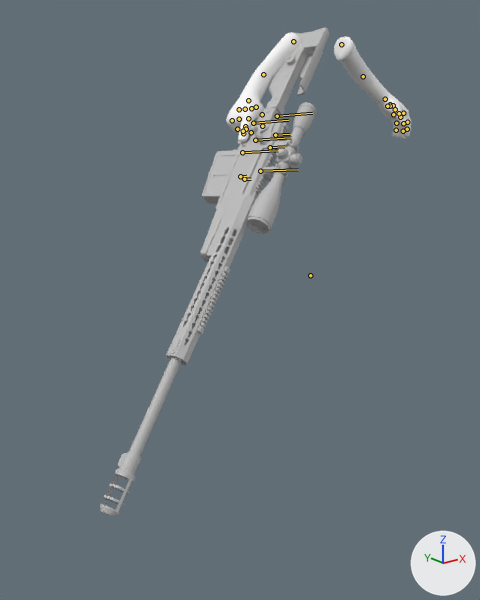
The FBX model models/weapons/aiax50/aiax50_v.fbx: old version first, new version second.
Before and after are seen from a camera (50 mm lens) standing at (-2.7, -2.71, 1.04) and looking at (-0.8, -0.33, 0.09). Lighting does not change. The marker at lower right points along +X, +Y and +Z. Both versions are drawn at frame 6 of the action 'Take 001'; the numbers are the values there. The bones that bend it are drawn over the model as lines.

The first picture shows 'Arms', 'polySurface13'.
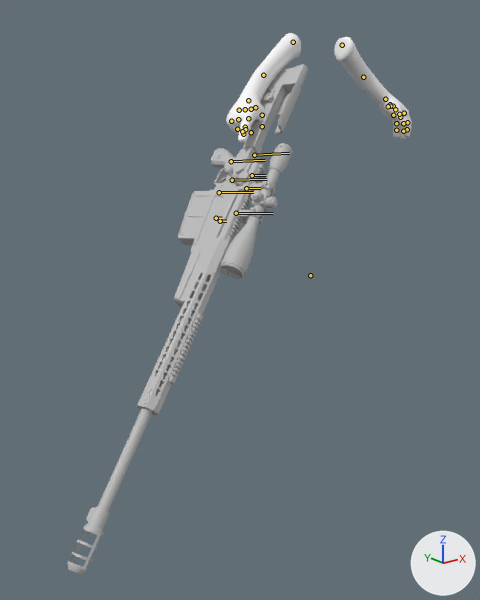
Commit message: aiax50 animation polish pass

The edits, one by one:
Bone 'base' (bone_base) moves from (-53.7, 89.2, 11.2) to (-67.7, 71.2, 10.8).
Bone 'magazine' (bone_magazine) moves from (-74.8, 55.5, -5.6) to (-88.8, 37.5, -6.0).

What differs and where, as boxes [x1, y1, x2, y2] in the pictures (480 x 600 px):
'polySurface13', posed: before [100, 27, 329, 517]; after [67, 64, 308, 574]
'Arms', posed: before [226, 32, 411, 142]; after [226, 33, 412, 142]
bone 'base', root to tip: before (253, 123) to (288, 120); after (231, 161) to (265, 160)
bone 'magazine', root to tip: before (244, 179) to (251, 179); after (220, 221) to (226, 221)
